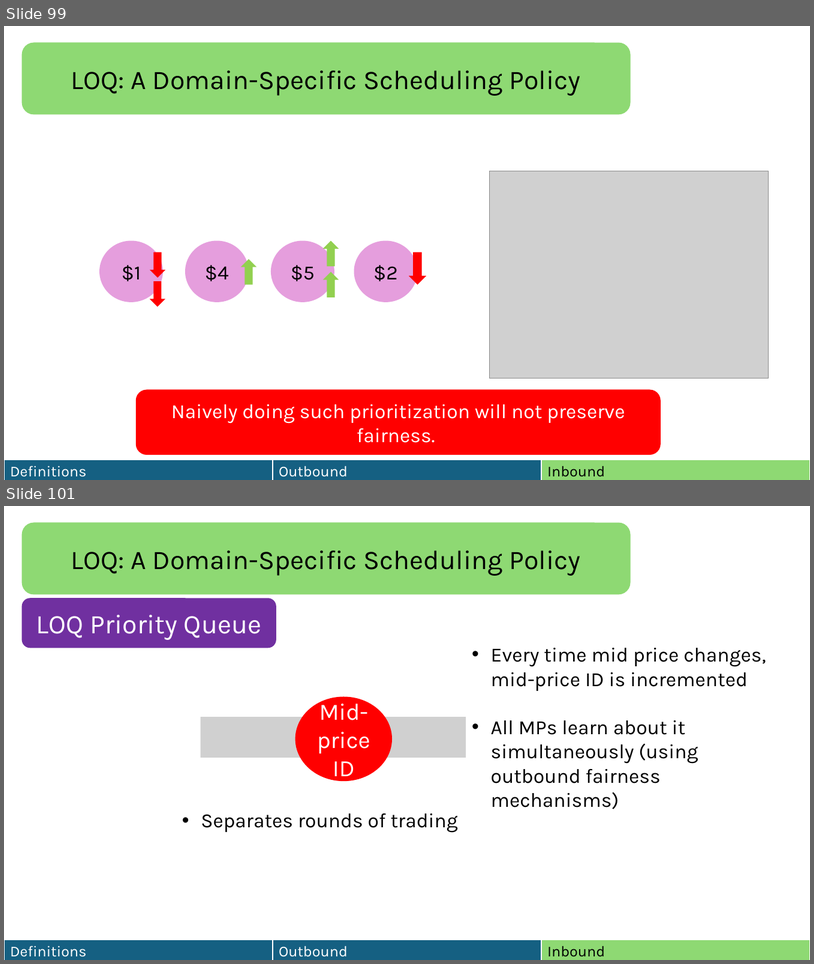
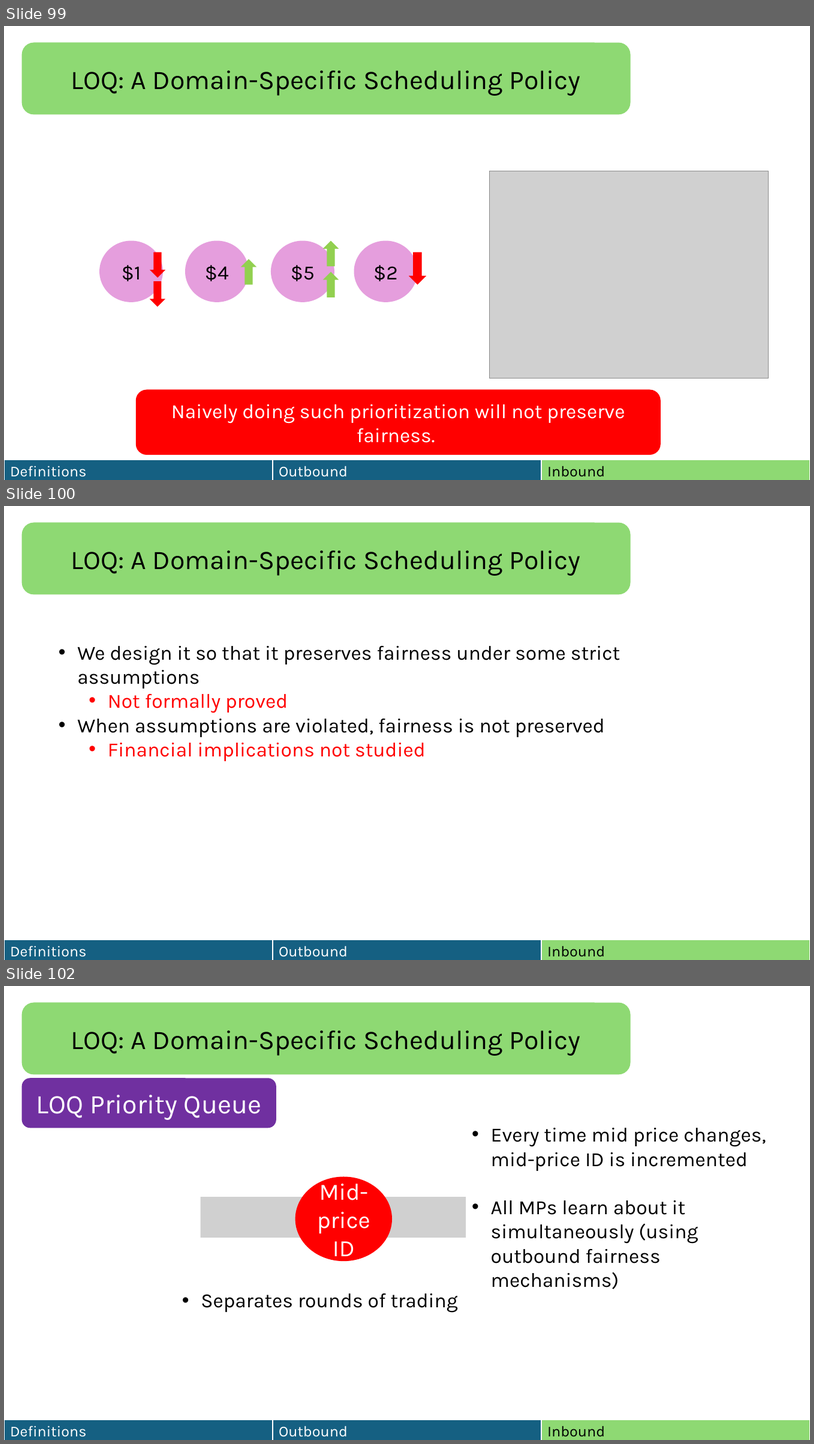
Before and after one commit to HaseebLUMS/Onyx-Presentation, a slide deck: thesis-latency-fairness.pptx. Shown one above the other, each under a label of ours: slides 99 and 101 before the commit, slides 99, 100 and 102 after it; the slides between them are not shown. The pictures are 814x964 and 814x1444 pixels, drawn with LibreOffice and Linux fonts; fonts in the diff are those of the drawing; grey boxes stand for pictures. Boxes give left, top, right and bottom in pixels: in the first picture for what was removed or moved away, otherwise in the second. Text is boxed around its words. In the diff, an @@ line names an element or a change of style, - is before the commit and + after.

```diff
--- a/thesis-latency-fairness.pptx
+++ b/thesis-latency-fairness.pptx
@@ slide 100 added at (4, 506, 810, 960), background #FFFFFF @@
@@ rounded rectangle added at (21, 522, 631, 594), fill #8ED973, 32 pt, text #000000 @@
+LOQ: A Domain-Specific Scheduling Policy
@@ text added at (77, 646, 620, 761), 24 pt, text #000000 @@
+• We design it so that it preserves fairness under some strict assumptions
+  • Not formally proved
+• When assumptions are violated, fairness is not preserved
+  • Financial implications not studied
@@ table added at (4, 940, 810, 960), 1 rows, 3 columns @@
+Definitions | Outbound | Inbound
@@ what was slide 101 is now slide 102 @@
```
Also in this commit, not shown: 1 slide changed.
